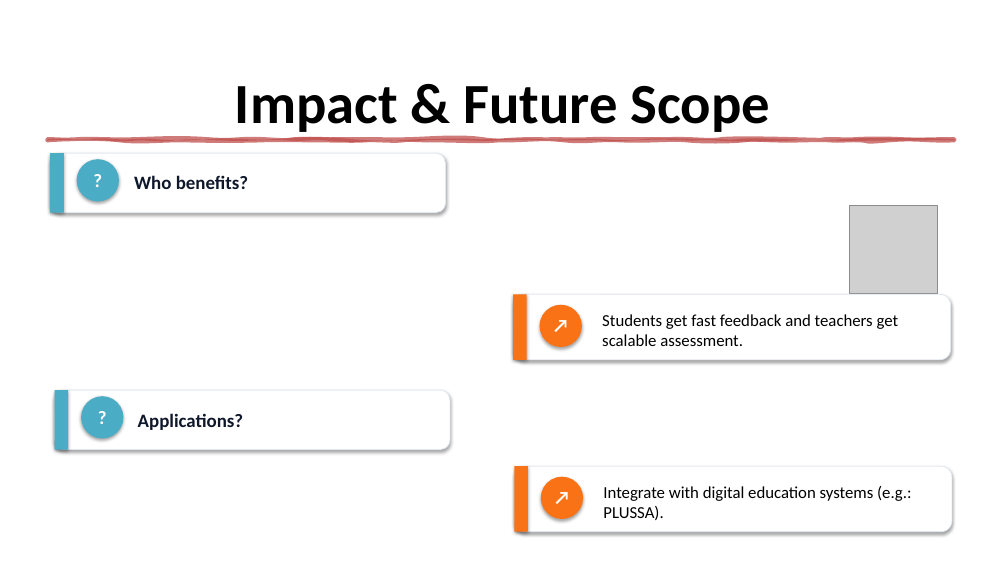
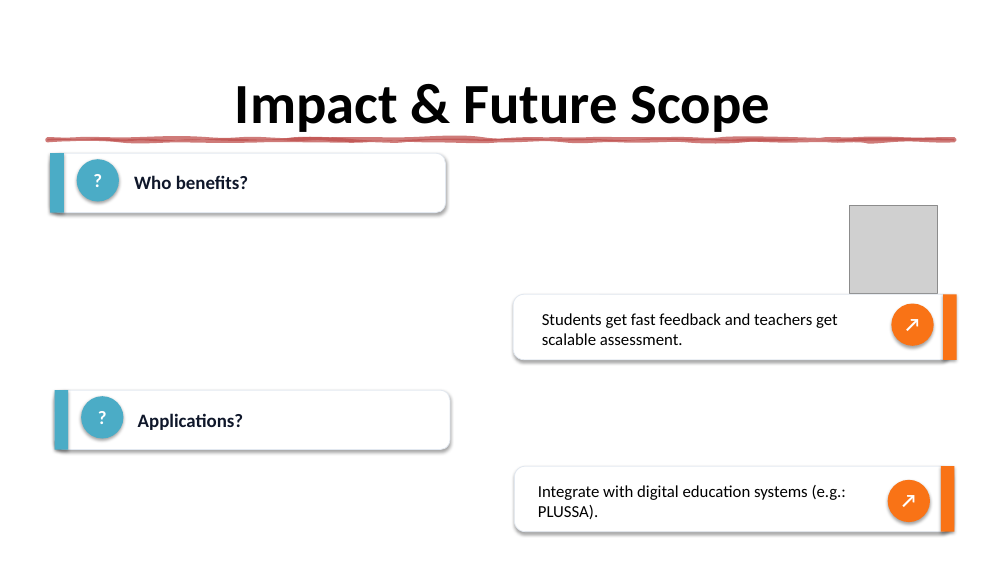
Before and after one commit to GPT-Laboratory/Case-21-Group-mindflow, a slide deck: slide 6 of Documentation/mindmap_visual_presentation.pptx. Drawn at 1008x567 pixels with LibreOffice and Linux fonts; fonts in the diff are those of the drawing; grey boxes stand for pictures. Boxes give left, top, right and bottom in pixels: in the first picture for what was removed or moved away, otherwise in the second. Text is boxed around its words. In the diff, an @@ line names an element or a change of style, - is before the commit and + after.

```diff
--- a/Documentation/mindmap_visual_presentation.pptx
+++ b/Documentation/mindmap_visual_presentation.pptx
@@ rectangle: place and size @@
-rectangle at bbox=[513, 294, 527, 360]
+rectangle at bbox=[943, 294, 957, 360]
@@ text "Students get fast feedback and ...": place and size @@
-text "Students get fast feedback and ..." at bbox=[602, 314, 899, 346]
+text "Students get fast feedback and ..." at bbox=[542, 313, 838, 345]
@@ text "↗": place and size @@
-text "↗" at bbox=[540, 310, 582, 333]
+text "↗" at bbox=[892, 309, 934, 331]
@@ ellipse: place and size @@
-ellipse at bbox=[540, 305, 582, 347]
+ellipse at bbox=[892, 303, 934, 346]
@@ text "Integrate with digital education systems ...": place and size @@
-text "Integrate with digital education systems ..." at bbox=[603, 486, 911, 520]
+text "Integrate with digital education systems ..." at bbox=[538, 485, 846, 519]
@@ rectangle: place and size @@
-rectangle at bbox=[514, 467, 528, 532]
+rectangle at bbox=[941, 467, 955, 532]
@@ text "↗": place and size @@
-text "↗" at bbox=[541, 482, 583, 505]
+text "↗" at bbox=[888, 485, 930, 508]
@@ ellipse: place and size @@
-ellipse at bbox=[541, 477, 583, 520]
+ellipse at bbox=[888, 480, 930, 523]
```
Also in this commit, not shown: 3 other slides changed, 1 slide added, 2 other files.
